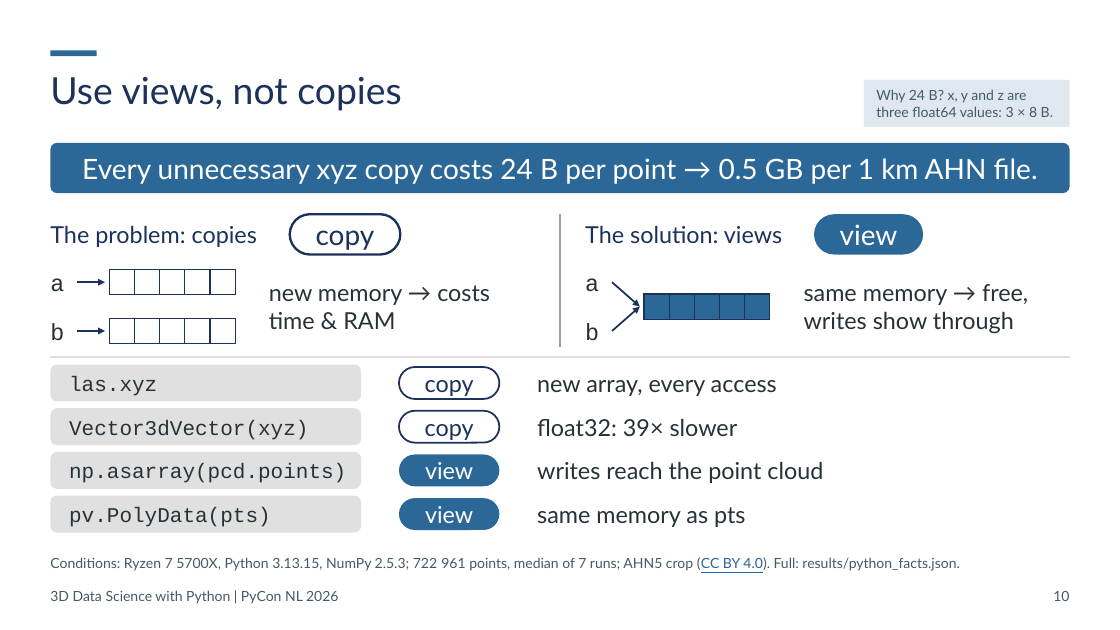
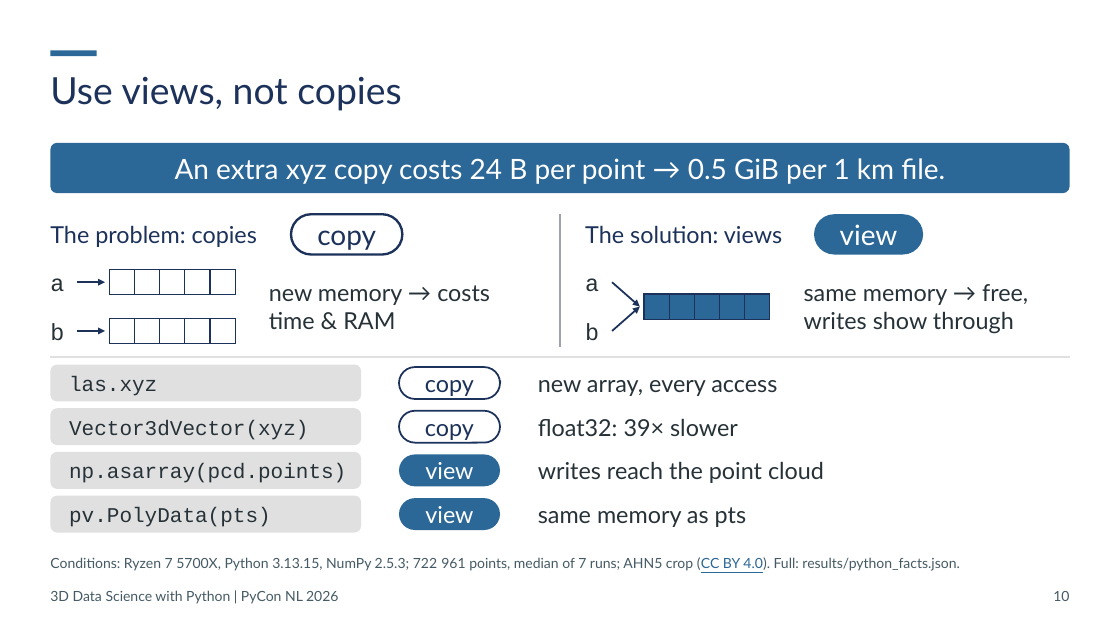
Before and after one commit to Sloppy1999/pycon-nl-2026-3d-data-science, a slide deck: slide 10 of deck/out/20261015_PyCon-NL_3D-Data-Science.pptx. Drawn at 1120x630 pixels with LibreOffice and Linux fonts; fonts in the diff are those of the drawing. Boxes give left, top, right and bottom in pixels: in the first picture for what was removed or moved away, otherwise in the second. Text is boxed around its words. In the diff, an @@ line names an element or a change of style, - is before the commit and + after.

```diff
--- a/deck/out/20261015_PyCon-NL_3D-Data-Science.pptx
+++ b/deck/out/20261015_PyCon-NL_3D-Data-Science.pptx
@@ rectangle removed at [864, 80, 1070, 127] @@
@@ text removed at [876, 89, 1053, 117] @@
-Why 24 B? x, y and z are three float64 values: 3 × 8 B.
@@ text in rounded rectangle at [175, 158, 945, 184]: text changed @@
-Every unnecessary xyz copy costs 24 B per point → 0.5 GB per 1 km AHN file.
+An extra xyz copy costs 24 B per point → 0.5 GiB per 1 km file.
```
Also in this commit, not shown: 13 other slides changed, 46 other files.
